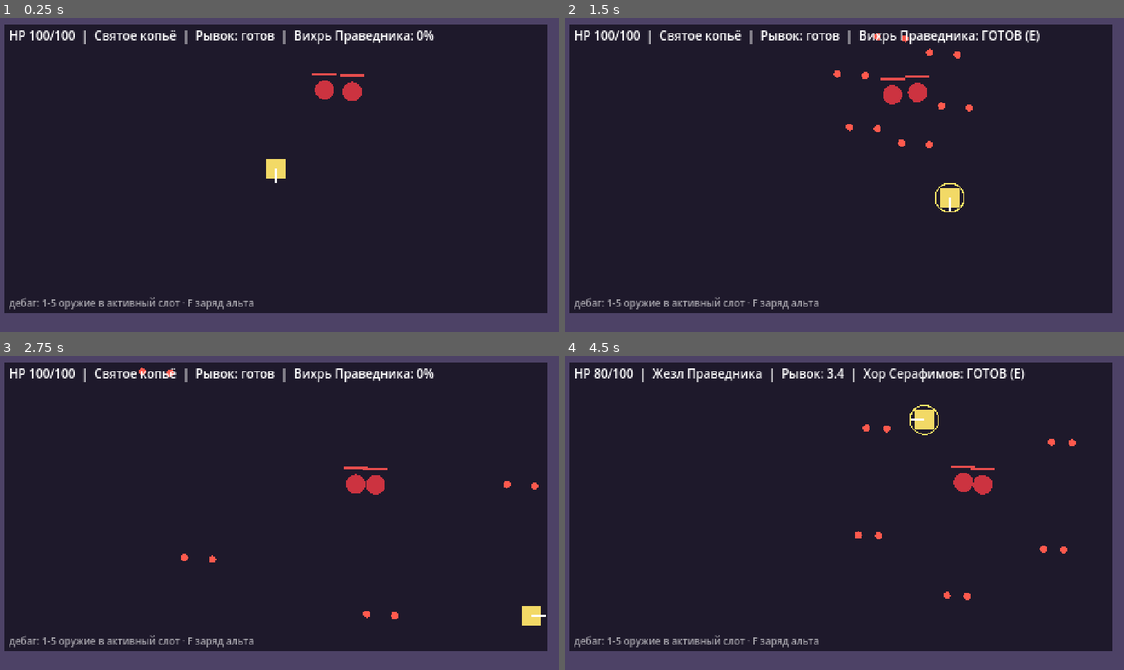
Above: before the commit, frames 1-4 (two rows, left to right).
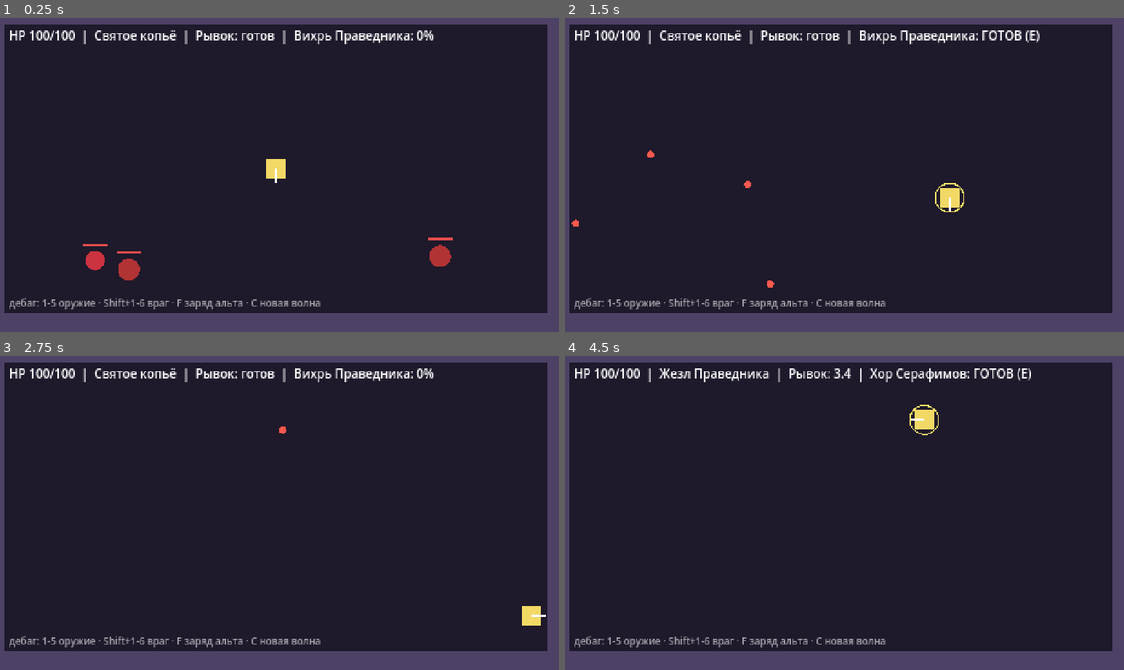
Above: after the commit, the same moments.

Repository: cybercore-arch/distoreted-divinity
Game: Godot game, scene res://scenes/test_room.tscn
The game is run twice, just before and just after one commit, with the same random seed, the same clock (stepped at 60 frames per second) and the same inputs.
Inputs:
- Up to frame 1 (0.25 s): no input
- Up to frame 2 (1.5 s): hold D (move_right) 0.53-1.28 s; tap F at 0.6 s; tap C at 0.8, 1.35 s; hold S (move_down) from 1.28 s (still down)
- Up to frame 3 (2.75 s): tap F at 1.55 s; release S (move_down) at 2.03 s; hold D (move_right) from 2.03 s (still down); tap E (alt_fire) at 2.1 s; tap C at 2.3 s
- Up to frame 4 (4.5 s): release D (move_right) at 2.78 s; hold W (move_up) 2.78-3.53 s; tap Space (dash) at 2.85 s; tap F at 3.05, 4.35 s; hold A (move_left) from 3.53 s (still down); tap Q (swap_weapon) at 3.6 s; tap C at 3.8 s

The runs differ from the first frame. In frame 1, 1.6% of the frame differs, in the area x 14-82%, y 17-93%; in frame 2, 1.3%; in frame 3, 1.1%; in frame 4, 2.7%, in the area x 5-92%, y 3-93%.

Commit message:
Crossbow fires arrows; add 5 new enemy types (rusher, sniper, spinner, lunger, splitter)
Co-Authored-By: Claude Sonnet 5.5 <noreply@anthropic.com>
Claude-Session: https://claude.ai/code/session_01NB3mh2MP7LMKLdPmLLfTtH

Diff:
--- /dev/null
+++ b/data/enemies/lunger.tres
@@ -0,0 +1,20 @@
+[gd_resource type="Resource" script_class="EnemyData" load_steps=2 format=3]
+
+[ext_resource type="Script" path="res://data/enemy_data.gd" id="1"]
+
+[resource]
+script = ExtResource("1")
+display_name = "Таран"
+color = Color(0.7, 0.2, 0.2, 1)
+radius = 9.0
+max_health = 80
+move_speed = 55.0
+behavior = 2
+contact_damage = 20
+contact_interval = 0.5
+fire_interval = 1.5
+lunge_range = 150.0
+lunge_windup = 0.6
+lunge_speed = 300.0
+lunge_duration = 0.45
+lunge_rest = 0.9
--- /dev/null
+++ b/data/enemies/rusher.tres
@@ -0,0 +1,14 @@
+[gd_resource type="Resource" script_class="EnemyData" load_steps=2 format=3]
+
+[ext_resource type="Script" path="res://data/enemy_data.gd" id="1"]
+
+[resource]
+script = ExtResource("1")
+display_name = "Исступлённый"
+color = Color(1, 0.45, 0.15, 1)
+radius = 7.0
+max_health = 45
+move_speed = 85.0
+behavior = 1
+contact_damage = 12
+contact_interval = 0.7
--- /dev/null
+++ b/data/enemies/sniper.tres
@@ -0,0 +1,22 @@
+[gd_resource type="Resource" script_class="EnemyData" load_steps=2 format=3]
+
+[ext_resource type="Script" path="res://data/enemy_data.gd" id="1"]
+
+[resource]
+script = ExtResource("1")
+display_name = "Слепой Лучник"
+color = Color(0.55, 0.8, 1, 1)
+radius = 7.0
+max_health = 50
+move_speed = 40.0
+behavior = 0
+pattern = 1
+keep_distance = 170.0
+fire_interval = 2.6
+telegraph_time = 0.8
+bullet_count = 3
+fan_degrees = 14.0
+bullet_speed = 240.0
+bullet_damage = 14
+bullet_color = Color(0.7, 0.9, 1, 1)
+bullet_radius = 3.0
--- /dev/null
+++ b/data/enemies/spinner.tres
@@ -0,0 +1,23 @@
+[gd_resource type="Resource" script_class="EnemyData" load_steps=2 format=3]
+
+[ext_resource type="Script" path="res://data/enemy_data.gd" id="1"]
+
+[resource]
+script = ExtResource("1")
+display_name = "Херувим-Прялка"
+color = Color(0.8, 0.4, 0.9, 1)
+radius = 9.0
+max_health = 90
+move_speed = 25.0
+behavior = 0
+pattern = 2
+keep_distance = 110.0
+fire_interval = 2.2
+burst_shots = 18
+shot_interval = 0.09
+bullet_count = 3
+spiral_turn = 0.32
+bullet_speed = 85.0
+bullet_damage = 8
+bullet_color = Color(0.95, 0.55, 1, 1)
+bullet_lifetime = 6.0
--- /dev/null
+++ b/data/enemies/swarm_mother.tres
@@ -0,0 +1,17 @@
+[gd_resource type="Resource" script_class="EnemyData" load_steps=3 format=3]
+
+[ext_resource type="Script" path="res://data/enemy_data.gd" id="1"]
+[ext_resource type="Resource" path="res://data/enemies/swarmling.tres" id="2"]
+
+[resource]
+script = ExtResource("1")
+display_name = "Выводок"
+color = Color(0.7, 0.6, 0.15, 1)
+radius = 10.0
+max_health = 70
+move_speed = 45.0
+behavior = 1
+contact_damage = 8
+contact_interval = 0.7
+split_into = ExtResource("2")
+split_count = 3
--- /dev/null
+++ b/data/enemies/swarmling.tres
@@ -0,0 +1,14 @@
+[gd_resource type="Resource" script_class="EnemyData" load_steps=2 format=3]
+
+[ext_resource type="Script" path="res://data/enemy_data.gd" id="1"]
+
+[resource]
+script = ExtResource("1")
+display_name = "Червеныш"
+color = Color(0.85, 0.75, 0.3, 1)
+radius = 4.5
+max_health = 12
+move_speed = 105.0
+behavior = 1
+contact_damage = 6
+contact_interval = 0.6
--- a/data/enemy_data.gd
+++ b/data/enemy_data.gd
@@ -1,6 +1,11 @@
 class_name EnemyData
 extends Resource
 ## Данные врага. Новый враг = новый .tres, а не новый код.
+## behavior: RANGED — держит дистанцию и стреляет паттерном, CHARGE — бежит напролом,
+## LUNGE — подходит, замирает с предупреждением и делает рывок.
+
+enum Behavior { RANGED, CHARGE, LUNGE }
+enum Pattern { RING, AIMED, SPIRAL }
 
 @export var display_name: String = "Враг"
 @export var sprite: Texture2D  ## позже: 32x32
@@ -8,9 +13,33 @@
 @export var radius: float = 8.0
 @export var max_health: int = 30
 @export var move_speed: float = 40.0
-@export var keep_distance: float = 90.0
-@export var fire_interval: float = 1.6
-@export var bullet_count: int = 8
+@export var behavior: Behavior = Behavior.RANGED
+@export var contact_damage: int = 0  ## урон при касании игрока (0 = нет)
+@export var contact_interval: float = 0.7  ## пауза между касаниями
+
+@export_group("Стрельба (RANGED)")
+@export var pattern: Pattern = Pattern.RING
+@export var keep_distance: float = 90.0  ## ближе 70% этого значения враг отступает
+@export var fire_interval: float = 1.6  ## пауза между атаками (для LUNGE — между рывками)
+@export var telegraph_time: float = 0.0  ## предупреждение перед выстрелом (0 = без)
+@export var burst_shots: int = 1  ## выстрелов за серию
+@export var shot_interval: float = 0.1  ## пауза между выстрелами серии
+@export var bullet_count: int = 8  ## пуль за выстрел (для SPIRAL — число лучей)
+@export var fan_degrees: float = 0.0  ## веер для AIMED
+@export var spiral_turn: float = 0.3  ## поворот спирали за выстрел, радиан
 @export var bullet_speed: float = 90.0
 @export var bullet_damage: int = 10
 @export var bullet_color: Color = Color(1.0, 0.35, 0.3)
+@export var bullet_radius: float = 3.0
+@export var bullet_lifetime: float = 4.0
+
+@export_group("Рывок (LUNGE)")
+@export var lunge_range: float = 150.0  ## с какого расстояния начинает рывок
+@export var lunge_windup: float = 0.6  ## предупреждение перед рывком
+@export var lunge_speed: float = 300.0
+@export var lunge_duration: float = 0.45
+@export var lunge_rest: float = 0.9  ## пауза после рывка, когда враг уязвим
+
+@export_group("Распад при смерти")
+@export var split_into: EnemyData
+@export var split_count: int = 0
--- a/data/fire_mode.gd
+++ b/data/fire_mode.gd
@@ -5,6 +5,7 @@
 
 enum Kind { PROJECTILE, MELEE, ZONE }
 enum MeleeStyle { THRUST, SWEEP }  ## THRUST — выпад вперёд, SWEEP — замах на 360° вокруг игрока
+enum ProjectileShape { ORB, ARROW }  ## внешний вид снаряда: круглая пуля или стрела
 
 @export var kind: Kind = Kind.PROJECTILE
 @export var fire_rate: float = 6.0  ## применений в секунду (для альта не важно)
@@ -15,6 +16,8 @@
 @export var projectile_speed: float = 260.0
 @export var projectile_lifetime: float = 1.2
 @export var projectile_radius: float = 3.0
+@export var projectile_shape: ProjectileShape = ProjectileShape.ORB
+@export var projectile_length: float = 24.0  ## длина стрелы (для ARROW)
 @export var pellets: int = 1  ## снарядов за выстрел
 @export var spread_degrees: float = 0.0  ## общий конус; 360 = равномерное кольцо
 
--- a/data/fire_modes/crossbow_bolt.tres
+++ b/data/fire_modes/crossbow_bolt.tres
@@ -9,7 +9,9 @@
 color = Color(1, 0.78, 0.2, 1)
 projectile_speed = 380.0
 projectile_lifetime = 1.5
-projectile_radius = 4.0
+projectile_radius = 3.0
+projectile_shape = 1
+projectile_length = 28.0
 pellets = 1
 spread_degrees = 0.0
 pierce = 2
--- a/data/fire_modes/crossbow_volley.tres
+++ b/data/fire_modes/crossbow_volley.tres
@@ -9,7 +9,9 @@
 color = Color(1, 0.85, 0.35, 1)
 projectile_speed = 420.0
 projectile_lifetime = 1.5
-projectile_radius = 4.0
+projectile_radius = 3.0
+projectile_shape = 1
+projectile_length = 26.0
 pellets = 5
 spread_degrees = 24.0
 pierce = 3
--- a/entities/enemy/enemy.gd
+++ b/entities/enemy/enemy.gd
@@ -1,14 +1,24 @@
 class_name Enemy
 extends CharacterBody2D
-## Враг, целиком описанный EnemyData. Держит дистанцию и стреляет кольцом пуль.
+## Враг, целиком описанный EnemyData. Поведение выбирается полем behavior:
+## RANGED (паттерны пуль), CHARGE (бежит напролом), LUNGE (рывок с предупреждением).
+
+enum State { MOVE, WINDUP, BURST, LUNGING, REST }
 
 @export var data: EnemyData
 
 var health: Health
 
-var _fire_left: float = 1.0
+var _state: State = State.MOVE
+var _state_time: float = 0.0
+var _cooldown: float = 1.0
+var _contact_cd: float = 0.0
 var _flash: float = 0.0
-var _ring_offset: float = 0.0
+var _aim: Vector2 = Vector2.DOWN
+var _burst_left: int = 0
+var _shot_left: float = 0.0
+var _angle: float = 0.0  ## вращение колец и спиралей
+var _player: Node2D
 
 
 func _ready() -> void:
@@ -24,6 +34,8 @@
 	health.setup(data.max_health)
 	health.died.connect(_on_died)
 
+	_cooldown = randf_range(0.4, maxf(0.5, data.fire_interval))
+
 
 func take_damage(amount: int) -> void:
 	var dealt := mini(amount, health.current)
@@ -35,39 +47,152 @@
 
 func _physics_process(delta: float) -> void:
 	_flash = maxf(0.0, _flash - delta)
-	var player := get_tree().get_first_node_in_group("player") as Node2D
+	_contact_cd = maxf(0.0, _contact_cd - delta)
+	_player = get_tree().get_first_node_in_group("player") as Node2D
+	if _player == null:
+		return
+
+	var to_player := _player.global_position - global_position
+	match data.behavior:
+		EnemyData.Behavior.CHARGE:
+			velocity = to_player.normalized() * data.move_speed
+		EnemyData.Behavior.RANGED:
+			_tick_ranged(delta, to_player)
+		EnemyData.Behavior.LUNGE:
+			_tick_lunge(delta, to_player)
+	move_and_slide()
+
+	_check_contact()
+	queue_redraw()
+
+
+# --- RANGED -----------------------------------------------------------------
+
+func _tick_ranged(delta: float, to_player: Vector2) -> void:
+	match _state:
+		State.MOVE:
+			var dist := to_player.length()
+			if dist > data.keep_distance:
+				velocity = to_player.normalized() * data.move_speed
+			elif dist < data.keep_distance * 0.7:
+				velocity = -to_player.normalized() * data.move_speed
+			else:
+				velocity = Vector2.ZERO
+			_cooldown -= delta
+			if _cooldown <= 0.0:
+				_aim = to_player.normalized()
+				if data.telegraph_time > 0.0:
+					_state = State.WINDUP
+					_state_time = data.telegraph_time
+				else:
+					_start_burst()
+		State.WINDUP:
+			velocity = Vector2.ZERO
+			_state_time -= delta
+			if _state_time <= 0.0:
+				_start_burst()
+		State.BURST:
+			velocity = Vector2.ZERO
+			_shot_left -= delta
+			if _shot_left <= 0.0:
+				_fire_shot()
+				_burst_left -= 1
+				_shot_left = data.shot_interval
+				if _burst_left <= 0:
+					_state = State.MOVE
+					_cooldown = data.fire_interval
+
+
+func _start_burst() -> void:
+	_state = State.BURST
+	_burst_left = maxi(1, data.burst_shots)
+	_shot_left = 0.0
+
+
+func _fire_shot() -> void:
+	match data.pattern:
+		EnemyData.Pattern.RING:
+			_angle += 0.3
+			for i in data.bullet_count:
+				_spawn_bullet(Vector2.from_angle(_angle + TAU * float(i) / float(data.bullet_count)))
+		EnemyData.Pattern.AIMED:
+			for i in data.bullet_count:
+				var offset := 0.0
+				if data.bullet_count > 1:
+					offset = lerpf(-data.fan_degrees * 0.5, data.fan_degrees * 0.5, float(i) / float(data.bullet_count - 1))
+				_spawn_bullet(_aim.rotated(deg_to_rad(offset)))
+		EnemyData.Pattern.SPIRAL:
+			for i in data.bullet_count:
+				_spawn_bullet(Vector2.from_angle(_angle + TAU * float(i) / float(data.bullet_count)))
+			_angle += data.spiral_turn
+
+
+func _spawn_bullet(dir: Vector2) -> void:
+	var bullet := Projectile.new()
+	bullet.setup(global_position, dir * data.bullet_speed, data.bullet_damage, "enemy", data.bullet_color, data.bullet_lifetime, data.bullet_radius)
+	get_tree().current_scene.add_child(bullet)
+
+
+# --- LUNGE ------------------------------------------------------------------
+
+func _tick_lunge(delta: float, to_player: Vector2) -> void:
+	match _state:
+		State.MOVE:
+			velocity = to_player.normalized() * data.move_speed
+			_cooldown -= delta
+			if _cooldown <= 0.0 and to_player.length() <= data.lunge_range:
+				_aim = to_player.normalized()
+				_state = State.WINDUP
+				_state_time = data.lunge_windup
+		State.WINDUP:
+			velocity = Vector2.ZERO
+			_state_time -= delta
+			if _state_time <= 0.0:
+				_state = State.LUNGING
+				_state_time = data.lunge_duration
+		State.LUNGING:
+			velocity = _aim * data.lunge_speed
+			_state_time -= delta
+			if _state_time <= 0.0:
+				_state = State.REST
+				_state_time = data.lunge_rest
+		State.REST:
+			velocity = Vector2.ZERO
+			_state_time -= delta
+			if _state_time <= 0.0:
+				_state = State.MOVE
+				_cooldown = data.fire_interval
+
+
+# --- Контакт, смерть --------------------------------------------------------
+
+func _check_contact() -> void:
+	if data.contact_damage <= 0 or _contact_cd > 0.0:
+		return
+	var player := _player as Player
 	if player == null:
 		return
-
-	var to_player := player.global_position - global_position
-	if to_player.length() > data.keep_distance:
-		velocity = to_player.normalized() * data.move_speed
-	else:
-		velocity = Vector2.ZERO
-	move_and_slide()
-
-	_fire_left -= delta
-	if _fire_left <= 0.0:
-		_fire_left = data.fire_interval
-		_fire_ring()
-	queue_redraw()
-
-
-func _fire_ring() -> void:
-	_ring_offset += 0.3
-	for i in data.bullet_count:
-		var angle := _ring_offset + TAU * float(i) / float(data.bullet_count)
-		var bullet := Projectile.new()
-		bullet.setup(global_position, Vector2.from_angle(angle) * data.bullet_speed, data.bullet_damage, "enemy", data.bullet_color, 4.0, 3.0)
-		get_tree().current_scene.add_child(bullet)
+	if global_position.distance_to(player.global_position) <= data.radius + player.hitbox_radius + 3.0:
+		player.take_damage(data.contact_damage)
+		_contact_cd = data.contact_interval
 
 
 func _on_died() -> void:
 	EventBus.enemy_killed.emit(self)
+	if data.split_into != null and data.split_count > 0:
+		for i in data.split_count:
+			var child := Enemy.new()
+			child.data = data.split_into
+			child.position = global_position + Vector2.from_angle(TAU * float(i) / float(data.split_count)) * 12.0
+			get_parent().add_child.call_deferred(child)
 	queue_free()
 
 
+# --- Отрисовка --------------------------------------------------------------
+
 func _draw() -> void:
+	if _state == State.WINDUP:
+		_draw_telegraph()
 	var tint := Color(2, 2, 2) if _flash > 0.0 else Color.WHITE
 	if data.sprite != null:
 		draw_texture(data.sprite, -data.sprite.get_size() / 2.0, tint)
@@ -77,3 +202,13 @@
 	var bar_y := -data.radius - 6.0
 	draw_rect(Rect2(-10.0, bar_y, 20.0, 2.0), Color(0, 0, 0, 0.6))
 	draw_rect(Rect2(-10.0, bar_y, 20.0 * frac, 2.0), Color(0.9, 0.3, 0.3))
+
+
+## Линия предупреждения: тоньше и бледнее в начале, ярче к моменту удара.
+func _draw_telegraph() -> void:
+	var is_lunge := data.behavior == EnemyData.Behavior.LUNGE
+	var total := data.lunge_windup if is_lunge else data.telegraph_time
+	var progress := 1.0 - _state_time / maxf(total, 0.01)
+	var length := data.lunge_speed * data.lunge_duration if is_lunge else 240.0
+	var c := data.color if is_lunge else data.bullet_color
+	draw_line(Vector2.ZERO, _aim * length, Color(c.r, c.g, c.b, 0.2 + 0.6 * progress), 1.0 + 2.0 * progress)
--- a/entities/player/player.gd
+++ b/entities/player/player.gd
@@ -174,6 +174,8 @@
 		bullet.pierce = mode.pierce
 		bullet.bounces_left = mode.bounces
 		bullet.homing = mode.homing_degrees
+		bullet.visual = mode.projectile_shape
+		bullet.length = mode.projectile_length
 		get_tree().current_scene.add_child(bullet)
 
 
--- a/entities/projectile/projectile.gd
+++ b/entities/projectile/projectile.gd
@@ -2,6 +2,7 @@
 extends Area2D
 ## Универсальная пуля. team = "player" или "enemy": пуля игнорирует свою команду.
 ## Модификаторы: пробивание, рикошет от стен, самонаведение.
+## Внешний вид: круглая пуля (ORB) или стрела (ARROW), которая поворачивается по полёту.
 
 const WALL_MASK: int = 2  ## стены лежат на слое 2 (и на слое 1 для столкновений тел)
 const HOMING_RANGE: float = 220.0
@@ -15,6 +16,8 @@
 var pierce: int = 0  ## -1 = бесконечно
 var bounces_left: int = 0
 var homing: float = 0.0  ## градусов в секунду
+var visual: FireMode.ProjectileShape = FireMode.ProjectileShape.ORB
+var length: float = 24.0  ## длина стрелы
 
 var _hit: Array[Node] = []
 
@@ -29,11 +32,21 @@
 	radius = p_radius
 
 
+func _is_arrow() -> bool:
+	return visual == FireMode.ProjectileShape.ARROW
+
+
 func _ready() -> void:
 	var shape := CollisionShape2D.new()
-	var circle := CircleShape2D.new()
-	circle.radius = radius
-	shape.shape = circle
+	if _is_arrow():
+		var rect := RectangleShape2D.new()
+		rect.size = Vector2(length, radius * 2.0)
+		shape.shape = rect
+		rotation = velocity.angle()
+	else:
+		var circle := CircleShape2D.new()
+		circle.radius = radius
+		shape.shape = circle
 	add_child(shape)
 	body_entered.connect(_on_body_entered)
 
@@ -49,7 +62,9 @@
 
 	var from := global_position
 	var to := from + velocity * delta
-	var query := PhysicsRayQueryParameters2D.create(from, to, WALL_MASK)
+	# Луч на стены смотрит на половину длины стрелы вперёд: остриё упирается в стену, а не уходит в неё.
+	var ahead := velocity.normalized() * (length * 0.5 if _is_arrow() else 0.0)
+	var query := PhysicsRayQueryParameters2D.create(from, to + ahead, WALL_MASK)
 	var hit := get_world_2d().direct_space_state.intersect_ray(query)
 	if hit.is_empty():
 		global_position = to
@@ -60,6 +75,10 @@
 		global_position = (hit["position"] as Vector2) + normal * 0.5
 	else:
 		queue_free()
+		return
+
+	if _is_arrow() and velocity != Vector2.ZERO:
+		rotation = velocity.angle()
 
 
 func _steer(delta: float) -> void:
@@ -101,4 +120,13 @@
 
 
 func _draw() -> void:
-	draw_circle(Vector2.ZERO, radius, color)
+	if not _is_arrow():
+		draw_circle(Vector2.ZERO, radius, color)
+		return
+	# Стрела нарисована вдоль оси X: остриё справа, оперение слева.
+	var h := length * 0.5
+	draw_line(Vector2(-h, 0.0), Vector2(h - 7.0, 0.0), color.darkened(0.35), 2.0)
+	draw_colored_polygon(PackedVector2Array([Vector2(h, 0.0), Vector2(h - 9.0, -3.5), Vector2(h - 9.0, 3.5)]), color)
+	for offset in [0.0, 4.0]:
+		draw_line(Vector2(-h + offset + 1.0, 0.0), Vector2(-h + offset - 2.0, -3.0), color, 1.0)
+		draw_line(Vector2(-h + offset + 1.0, 0.0), Vector2(-h + offset - 2.0, 3.0), color, 1.0)
--- a/scenes/test_room.gd
+++ b/scenes/test_room.gd
@@ -1,10 +1,12 @@
 extends Node2D
-## Тестовая комната 480x270: стены, игрок, враги, HUD.
-## Дебаг: клавиши 1-5 ставят оружие в активный слот, F заполняет шкалу альта.
+## Тестовая комната 480x270: стены, игрок, волны врагов, HUD.
+## Дебаг: 1-5 — оружие в активный слот, Shift+1-6 — призвать врага,
+## F — заполнить шкалу альта, C — убрать врагов (следом придёт новая волна).
 ## Позже заменится сгенерированными комнатами (systems/floor_generator).
 
 const ROOM_SIZE := Vector2(480, 270)
 const WALL := 16.0
+const WAVE_SIZE: int = 3
 const WEAPON_PATHS: Array[String] = [
 	"res://data/weapons/holy_spear.tres",
 	"res://data/weapons/righteous_wand.tres",
@@ -12,8 +14,17 @@
 	"res://data/weapons/gall_staff.tres",
 	"res://data/weapons/mirror_shard.tres",
 ]
+const ENEMY_PATHS: Array[String] = [
+	"res://data/enemies/test_dummy.tres",  # 1: стрелок кольцами
+	"res://data/enemies/rusher.tres",  # 2: бежит напролом
+	"res://data/enemies/sniper.tres",  # 3: прицельный веер с предупреждением
+	"res://data/enemies/spinner.tres",  # 4: спираль
+	"res://data/enemies/lunger.tres",  # 5: рывок
+	"res://data/enemies/swarm_mother.tres",  # 6: распадается на червышей
+]
 
 var _player: Player
+var _wave_pending: bool = false
 
 
 func _ready() -> void:
@@ -26,8 +37,7 @@
 	_player.weapons.append(load(WEAPON_PATHS[1]) as WeaponData)
 	add_child(_player)
 
-	_spawn_enemy()
-	_spawn_enemy()
+	_spawn_wave()
 	EventBus.enemy_killed.connect(_on_enemy_killed)
 
 
@@ -36,10 +46,16 @@
 	if key_event == null or not key_event.pressed or key_event.echo:
 		return
 	var index: int = key_event.physical_keycode - KEY_1
-	if index >= 0 and index < WEAPON_PATHS.size():
+	if key_event.physical_keycode == KEY_F:
+		_player.add_alt_charge(Player.ALT_MAX)
+	elif key_event.physical_keycode == KEY_C:
+		for enemy in get_tree().get_nodes_in_group("enemy"):
+			enemy.queue_free()
+		_schedule_check()
+	elif key_event.shift_pressed and index >= 0 and index < ENEMY_PATHS.size():
+		_spawn_enemy(index)
+	elif not key_event.shift_pressed and index >= 0 and index < WEAPON_PATHS.size():
 		_player.equip(load(WEAPON_PATHS[index]) as WeaponData)
-	elif key_event.physical_keycode == KEY_F:
-		_player.add_alt_charge(Player.ALT_MAX)
 
 
 func _build_walls() -> void:
@@ -62,15 +78,43 @@
 	add_child(body)
 
 
-func _spawn_enemy() -> void:
+func _spawn_wave() -> void:
+	for i in WAVE_SIZE:
+		_spawn_enemy(randi() % ENEMY_PATHS.size())
+
+
+## Враг появляется в случайной точке не ближе 120 px от игрока.
+func _spawn_enemy(index: int) -> void:
 	var enemy := Enemy.new()
-	enemy.data = load("res://data/enemies/test_dummy.tres") as EnemyData
-	enemy.position = Vector2(randf_range(100.0, 380.0), 70.0)
+	enemy.data = load(ENEMY_PATHS[index]) as EnemyData
+	var pos := Vector2.ZERO
+	for attempt in 12:
+		pos = Vector2(
+			randf_range(WALL + 24.0, ROOM_SIZE.x - WALL - 24.0),
+			randf_range(WALL + 24.0, ROOM_SIZE.y - WALL - 24.0)
+		)
+		if pos.distance_to(_player.global_position) > 120.0:
+			break
+	enemy.position = pos
 	add_child(enemy)
 
 
 func _on_enemy_killed(_enemy: Node) -> void:
-	get_tree().create_timer(1.5).timeout.connect(_spawn_enemy)
+	_schedule_check()
+
+
+## Проверка через паузу: к этому моменту убитый уже удалён, а распавшиеся враги появились.
+func _schedule_check() -> void:
+	get_tree().create_timer(0.6).timeout.connect(_check_clear)
+
+
+func _check_clear() -> void:
+	if _wave_pending or not get_tree().get_nodes_in_group("enemy").is_empty():
+		return
+	_wave_pending = true
+	await get_tree().create_timer(1.5).timeout
+	_wave_pending = false
+	_spawn_wave()
 
 
 func _draw() -> void:
--- a/ui/hud.gd
+++ b/ui/hud.gd
@@ -21,7 +21,7 @@
 	_hint.position = Vector2(20, 240)
 	_hint.add_theme_font_size_override("font_size", 8)
 	_hint.modulate = Color(1, 1, 1, 0.6)
-	_hint.text = "дебаг: 1-5 оружие в активный слот · F заряд альта"
+	_hint.text = "дебаг: 1-5 оружие · Shift+1-6 враг · F заряд альта · C новая волна"
 	add_child(_hint)
 
 	EventBus.player_health_changed.connect(_on_health)
Not shown, changed: ARCHITECTURE.md
